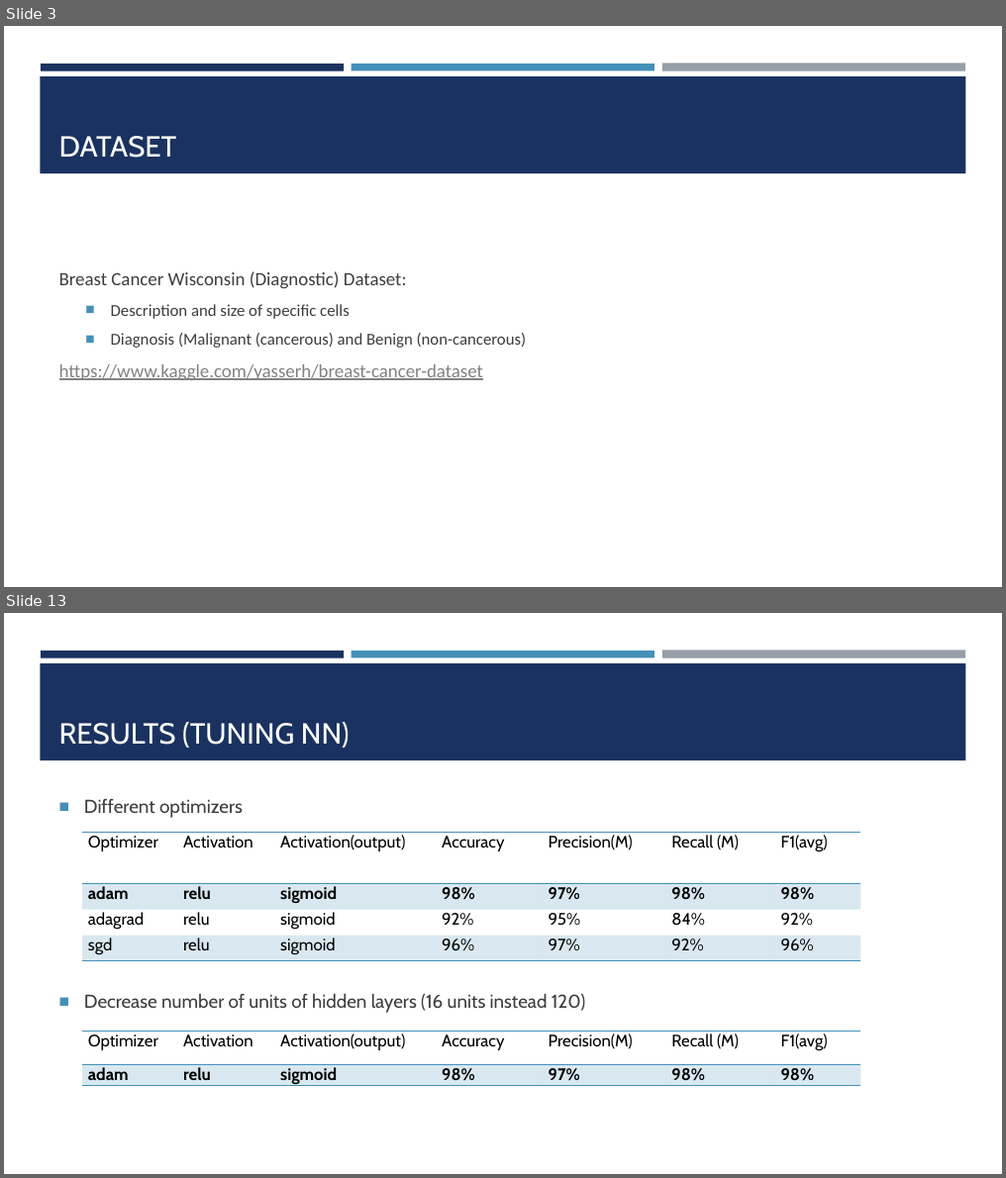
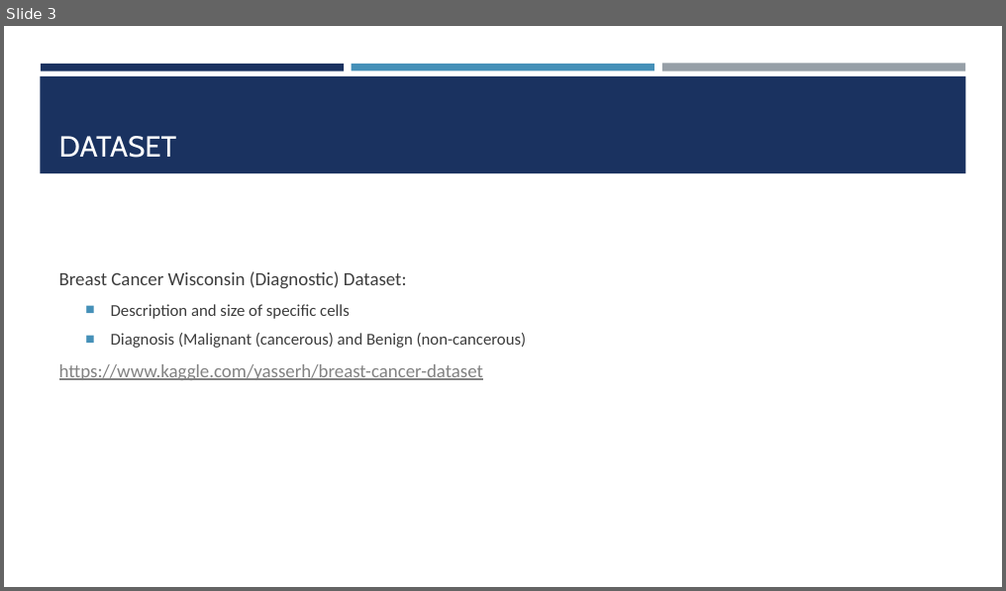
Before and after one commit to omatveyuk/ibm_advanced_ds, a slide deck: BreastCancerClassificationOverview.pptx. Shown one above the other, each under a label of ours: slides 3 and 13 before the commit, slide 3 after it; the slides between them are not shown. The pictures are 1006x1178 and 1006x591 pixels, drawn with LibreOffice and Linux fonts; fonts in the diff are those of the drawing. Boxes give left, top, right and bottom in pixels: in the first picture for what was removed or moved away, otherwise in the second. Text is boxed around its words. In the diff, an @@ line names an element or a change of style, - is before the commit and + after.

```diff
--- a/BreastCancerClassificationOverview.pptx
+++ b/BreastCancerClassificationOverview.pptx
@@ slide 13 removed at (4,613,1002,1174), background #FFFFFF; not listed: 4 template elements that a slide beside it also shows @@
@@ title removed at (59,722,350,748) @@
-RESULTS (TUNING NN)
@@ text removed at (84,799,586,1013) @@
-■ Different optimizers
-■ Decrease number of units of hidden layers (16 units instead 120)
@@ table removed at (82,833,861,961), 4 rows, 7 columns @@
-Optimizer | Activation | Activation(output) | Accuracy | Precision(M) | Recall (M) | F1(avg)
-adam | relu | sigmoid | 98% | 97% | 98% | 98%
-adagrad | relu | sigmoid | 92% | 95% | 84% | 92%
-sgd | relu | sigmoid | 96% | 97% | 92% | 96%
@@ table removed at (82,1031,861,1089), 2 rows, 7 columns @@
-Optimizer | Activation | Activation(output) | Accuracy | Precision(M) | Recall (M) | F1(avg)
-adam | relu | sigmoid | 98% | 97% | 98% | 98%
```
Also in this commit, not shown: 1 slide changed, 9 other slides removed, 2 other files.
